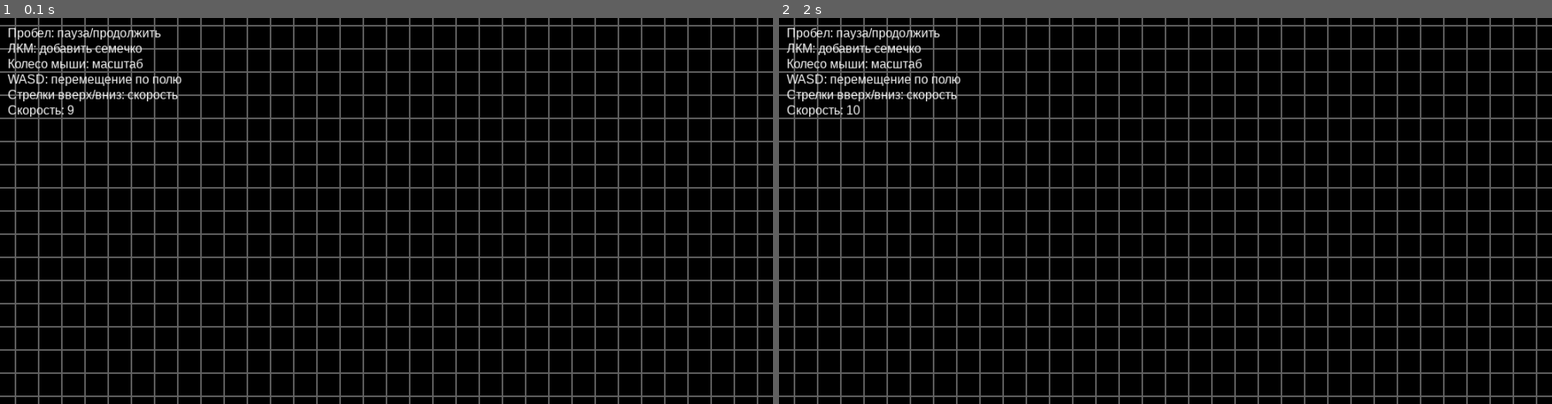
Above: before the commit, frames 1-2 (left to right).
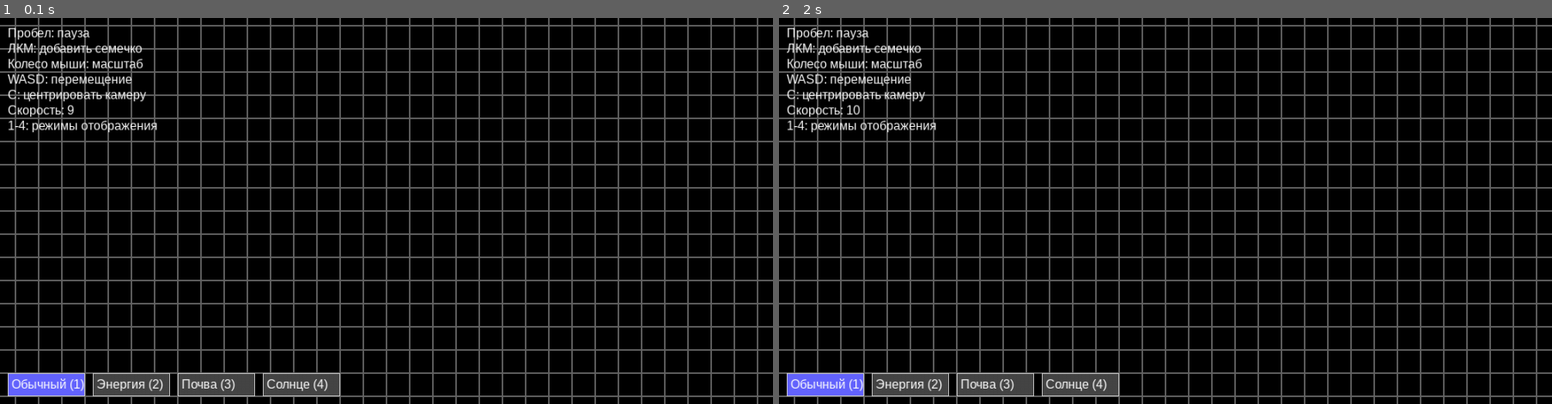
Above: after the commit, the same moments.

Repository: lusipusik/PyGameLife
Game: pygame game, started from source/main.py
Same seed, same stepped clock (60 frames per second), same inputs: the game is played once before the commit and once after it.
Inputs:
- Up to frame 1 (0.1 s): no input
- Up to frame 2 (2 s): tap 1 at 0.33 s; hold Up 0.67-1.13 s; hold Down 1.17-1.63 s; hold Up from 1.67 s (still down)

The runs differ from the first frame. In frame 1, 3.1% of the frame differs, in the area x 1-44%, y 2-98%; in frame 2, 3.1%.

Commit message:
рядовой комит с дорободкой визуала

Diff:
--- a/source/Board.py
+++ b/source/Board.py
@@ -6,12 +6,10 @@
     def __init__(self, width, height, left=10, top=10, cell_size=30):
         self.width = width
         self.height = height
-        self.left = left
-        self.top = top
         self.cell_size = cell_size
-        self.xmove = 0
-        self.ymove = 0
         self.zoom = 0
+        self.offset_x = left
+        self.offset_y = top
 
         # Инициализация доски с клетками, содержащими параметры
         self.board = [[{
@@ -25,58 +23,67 @@
 
         self.set_view(left, top, cell_size)
 
-    def render(self, screen):
-        cell_size = self.cell_size + self.zoom
+    def render(self, screen, display_mode=1, zoom=0, camera_x=0, camera_y=0):
+        # Текущий размер клетки с учетом масштаба
+        current_cell_size = max(1, self.cell_size + zoom)  # Не меньше 1 пикселя
+
+        # Рассчитываем общие размеры поля
+        total_width = self.width * current_cell_size
+        total_height = self.height * current_cell_size
+
+        # Рассчитываем толщину линий в зависимости от масштаба
+        border_width = max(1, int(1 - zoom * -0.05))  # Уменьшаем толщину при отдалении
+
+        # Центрируем камеру
+        screen_width, screen_height = screen.get_size()
+        render_offset_x = (screen_width - total_width) // 2 + camera_x
+        render_offset_y = (screen_height - total_height) // 2 + camera_y
 
         for y in range(self.height):
             for x in range(self.width):
                 cell = self.board[y][x]
-                base_color = (0, 0, 0)  # черный для пустых клеток
 
-                # Определяем базовый цвет в зависимости от типа клетки
-                if cell['type'] == 1:  # семечко - синий
-                    base_color = (0, 0, 200)
-                elif cell['type'] == 2:  # бутон - зеленый
-                    base_color = (0, 180, 0)
-                elif cell['type'] == 3:  # корень - коричневый
-                    base_color = (139, 69, 19)
+                # Координаты клетки на экране
+                cell_x = x * current_cell_size + render_offset_x
+                cell_y = y * current_cell_size + render_offset_y
 
-                # Вычисляем координаты клетки
-                cell_x = x * cell_size + (self.left - self.zoom * self.width / 2) + self.xmove
-                cell_y = y * cell_size + (self.top - self.zoom * self.height / 2) + self.ymove
+                # Определяем цвет в зависимости от режима
+                if display_mode == 1:  # Обычный режим
+                    color = (0, 0, 0)  # По умолчанию черный
+                    if cell['type'] == 1:
+                        color = (0, 0, 200)  # Семечко - синий
+                    elif cell['type'] == 2:
+                        color = (0, 180, 0)  # Бутон - зеленый
+                    elif cell['type'] == 3:
+                        color = (139, 69, 19)  # Корень - коричневый
 
-                # Осветляем цвет в зависимости от переизбытка плодородности
-                if cell['fertility'] > 3:
-                    excess = min(10, cell['fertility'] - 3)  # Ограничиваем максимальный эффект
-                    light_factor = 1 + (excess * 0.15)  # Коэффициент осветления
+                elif display_mode == 2:  # Энергия (яркие синие оттенки)
+                    intensity = min(255, max(0, cell['energy'] * 40))  # Увеличили множитель для большей яркости
+                    color = (
+                        intensity // 3,  # Добавляем немного красного
+                        intensity // 3,  # Добавляем немного зеленого
+                        intensity  # Основной синий канал
+                    )
 
-                    # Осветляем базовый цвет
-                    if cell['type'] == 0:  # для пустых клеток
-                        color = (
-                            int(50 * light_factor),
-                            int(50 * light_factor),
-                            int(50 * light_factor)
-                        )
-                    else:
-                        color = (
-                            int(min(255, base_color[0] * light_factor)),
-                            int(min(255, base_color[1] * light_factor)),
-                            int(min(255, base_color[2] * light_factor))
-                        )
-                else:
-                    color = base_color
+                elif display_mode == 3:  # Почва (коричневые оттенки)
+                    intensity = min(255, max(0, cell['fertility'] * 25))
+                    color = (intensity, intensity // 2, 0)
+
+                elif display_mode == 4:  # Солнце (желтый)
+                    intensity = min(255, max(0, cell['sun'] * 85))
+                    color = (intensity, intensity, 0)
 
                 # Рисуем клетку
-                pygame.draw.rect(screen, color,
-                                 (cell_x, cell_y, cell_size, cell_size))
+                pygame.draw.rect(screen, color, (cell_x, cell_y, current_cell_size, current_cell_size))
 
-                # Рисуем границу клетки
+                # Граница клетки
                 border_color = (200, 200, 200) if cell['fertility'] > 3 else (100, 100, 100)
                 pygame.draw.rect(screen, border_color,
-                                 (cell_x, cell_y, cell_size, cell_size), 1)
+                                 (cell_x, cell_y, current_cell_size, current_cell_size),
+                                 border_width)  # Используем динамическую толщину
 
-                # Для сильно плодородных клеток добавляем эффект "сияния"
-                if cell['fertility'] > 5:
+                # Эффект для очень плодородных клеток
+                if display_mode == 1 and cell['fertility'] > 5:
                     glow_size = 2
                     glow_color = (
                         min(255, color[0] + 100),
@@ -85,7 +92,7 @@
                     )
                     pygame.draw.rect(screen, glow_color,
                                      (cell_x - glow_size, cell_y - glow_size,
-                                      cell_size + glow_size * 2, cell_size + glow_size * 2),
+                                      current_cell_size + glow_size * 2, current_cell_size + glow_size * 2),
                                      glow_size)
 
     def set_view(self, left, top, cell_size):
@@ -100,9 +107,24 @@
             self.board[y][x]['energy'] = 3  # начальная энергия
 
     def xyz(self, xmove, ymove, zoom):
-        self.xmove = xmove
-        self.ymove = ymove
+        # Применяем перемещение
+        self.offset_x += xmove
+        self.offset_y += ymove
+
+        # Сохраняем новый zoom
+        old_zoom = self.zoom
         self.zoom = zoom
+
+        # Корректируем смещение при изменении масштаба
+        zoom_factor = (self.cell_size + self.zoom) / (self.cell_size + old_zoom)
+        self.offset_x = self.offset_x * zoom_factor
+        self.offset_y = self.offset_y * zoom_factor
+
+        # Корректируем смещение при изменении масштаба
+        if old_zoom != self.zoom:
+            zoom_factor = (self.zoom - old_zoom) / (self.cell_size + old_zoom)
+            self.xmove -= self.zoom_center_x * zoom_factor
+            self.ymove -= self.zoom_center_y * zoom_factor
 
     def get_cell(self, mouse_pos):
         cell_size = self.cell_size + self.zoom
@@ -114,7 +136,17 @@
             return None
         return int(cell_x), int(cell_y)
 
-    def get_click(self, mouse_pos):
-        cell = self.get_cell(mouse_pos)
-        if cell:
-            self.on_click(cell)
+    def get_click(self, mouse_pos, zoom, camera_x, camera_y):
+        current_cell_size = max(1, self.cell_size + zoom)
+        total_width = self.width * current_cell_size
+        total_height = self.height * current_cell_size
+
+        screen_width, screen_height = pygame.display.get_surface().get_size()
+        offset_x = (screen_width - total_width) // 2 + camera_x
+        offset_y = (screen_height - total_height) // 2 + camera_y
+
+        cell_x = int((mouse_pos[0] - offset_x) // current_cell_size)
+        cell_y = int((mouse_pos[1] - offset_y) // current_cell_size)
+
+        if 0 <= cell_x < self.width and 0 <= cell_y < self.height:
+            self.on_click((cell_x, cell_y))
--- a/source/main.py
+++ b/source/main.py
@@ -7,9 +7,7 @@
         self.window_width = 1000
         self.window_height = 500
         self.board_width = 100
-        self.board_height = 30
-        self.board_offset_left = -400
-        self.board_offset_top = -200
+        self.board_height = 100
         self.board_cell_size = 30
 
 
@@ -19,29 +17,39 @@
     screen = pygame.display.set_mode((params.window_width, params.window_height))
     clock = pygame.time.Clock()
     pygame.display.set_caption('Игра «Жизнь» - Расширенная версия')
-    board = Life(params.board_width, params.board_height, params.board_offset_left, params.board_offset_top,
-                 params.board_cell_size)
 
+    # Инициализация доски без смещения (центрирование будет в render)
+    board = Life(params.board_width, params.board_height,
+                 cell_size=params.board_cell_size)
+
+    # Параметры управления
     time_on = False
     ticks = 0
     speed = 2
-    xmove = 0
-    ymove = 0
-    zoom = 0
     running = True
     fps = 50
+    display_mode = 1
+
+    # Параметры камеры
+    camera_x = 0
+    camera_y = 0
+    zoom = 0
+    move_speed = 5
 
     while running:
+        # Обработка событий
         for event in pygame.event.get():
             if event.type == pygame.QUIT:
                 running = False
+
             if event.type == pygame.MOUSEBUTTONDOWN:
                 if event.button == 4:  # колесо вверх - увеличение
-                    zoom += 2
+                    zoom = min(zoom + 2, 20)  # Ограничиваем максимальный zoom
                 elif event.button == 5:  # колесо вниз - уменьшение
-                    zoom = max(zoom - 2, -26)
+                    zoom = max(zoom - 2, -26)  # Ограничиваем минимальный zoom
                 elif event.button == 1:  # левая кнопка - добавление семечка
-                    board.get_click(event.pos)
+                    board.get_click(event.pos, zoom, camera_x, camera_y)
+
             if event.type == pygame.KEYDOWN:
                 if event.key == pygame.K_SPACE:
                     time_on = not time_on
@@ -49,40 +57,77 @@
                     speed = max(1, speed - 1)
                 elif event.key == pygame.K_DOWN:
                     speed += 1
+                elif event.key == pygame.K_1:
+                    display_mode = 1
+                elif event.key == pygame.K_2:
+                    display_mode = 2
+                elif event.key == pygame.K_3:
+                    display_mode = 3
+                elif event.key == pygame.K_4:
+                    display_mode = 4
+                elif event.key == pygame.K_c:  # Центрировать камеру
+                    camera_x, camera_y = 0, 0
+                    zoom = 0
 
-        board.xyz(xmove, ymove, zoom)
+        # Управление камерой
         keys = pygame.key.get_pressed()
         if keys[pygame.K_a]:
-            xmove += 3
+            camera_x += move_speed
         if keys[pygame.K_d]:
-            xmove -= 3
+            camera_x -= move_speed
         if keys[pygame.K_w]:
-            ymove += 3
+            camera_y += move_speed
         if keys[pygame.K_s]:
-            ymove -= 3
+            camera_y -= move_speed
 
+        # Обновление игры
         if ticks >= speed:
             if time_on:
                 board.next_move()
             ticks = 0
         ticks += 1
 
+        # Отрисовка
         screen.fill((0, 0, 0))
-        board.render(screen)
+        board.render(screen, display_mode, zoom, camera_x, camera_y)
 
-        # Отображение информации о управлении
+        # Отрисовка кнопок режимов (как в предыдущей версии)
+        button_width = 100
+        button_height = 30
+        button_margin = 10
+        buttons = [
+            {"text": "Обычный (1)", "mode": 1},
+            {"text": "Энергия (2)", "mode": 2},
+            {"text": "Почва (3)", "mode": 3},
+            {"text": "Солнце (4)", "mode": 4}
+        ]
+
         font = pygame.font.SysFont('Arial', 16)
-        info_text = [
-            "Пробел: пауза/продолжить",
+        for i, button in enumerate(buttons):
+            rect = pygame.Rect(
+                button_margin + (button_width + button_margin) * i,
+                params.window_height - button_height - button_margin,
+                button_width,
+                button_height
+            )
+            color = (100, 100, 255) if button["mode"] == display_mode else (70, 70, 70)
+            pygame.draw.rect(screen, color, rect)
+            pygame.draw.rect(screen, (200, 200, 200), rect, 1)
+            text = font.render(button["text"], True, (255, 255, 255))
+            screen.blit(text, (rect.x + 5, rect.y + 5))
+
+        # Информация об управлении
+        info = [
+            "Пробел: пауза",
             "ЛКМ: добавить семечко",
             "Колесо мыши: масштаб",
-            "WASD: перемещение по полю",
-            "Стрелки вверх/вниз: скорость",
-            f"Скорость: {11 - speed}"
+            "WASD: перемещение",
+            "C: центрировать камеру",
+            f"Скорость: {11 - speed}",
+            "1-4: режимы отображения"
         ]
-        for i, text in enumerate(info_text):
-            text_surface = font.render(text, True, (255, 255, 255))
-            screen.blit(text_surface, (10, 10 + i * 20))
+        for i, text in enumerate(info):
+            screen.blit(font.render(text, True, (255, 255, 255)), (10, 10 + i * 20))
 
         pygame.display.flip()
         clock.tick(fps)
